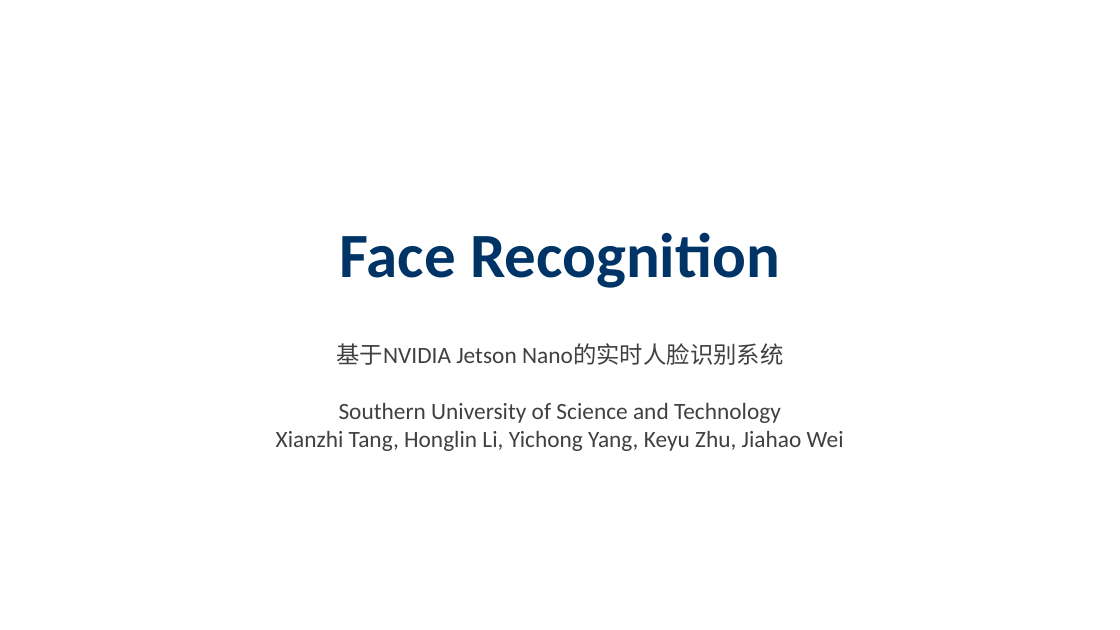
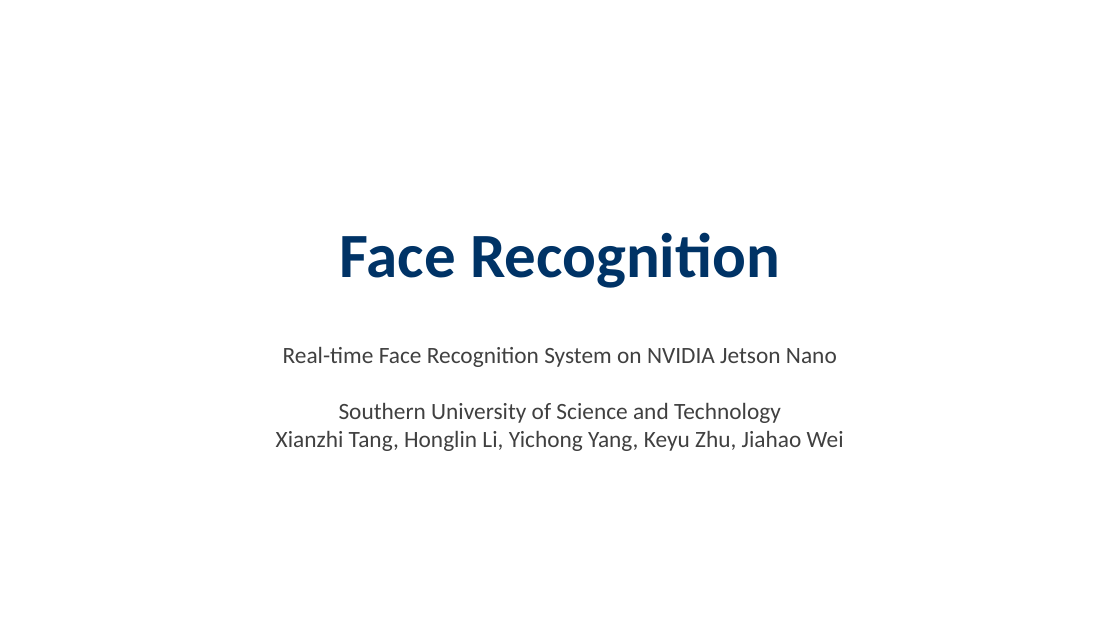
Before and after one commit to wuzhi456/Deep-learning-assignment3, a slide deck: slide 1 of Face_Recognition_Presentation.pptx. Drawn at 1120x630 pixels with LibreOffice and Linux fonts; fonts in the diff are those of the drawing. Boxes give left, top, right and bottom in pixels: in the first picture for what was removed or moved away, otherwise in the second. Text is boxed around its words. In the diff, an @@ line names an element or a change of style, - is before the commit and + after.

```diff
--- a/Face_Recognition_Presentation.pptx
+++ b/Face_Recognition_Presentation.pptx
@@ text at bbox=[283, 347, 837, 367]: text changed @@
-基于NVIDIA Jetson Nano的实时人脸识别系统
+Real-time Face Recognition System on NVIDIA Jetson Nano
```
Also in this commit, not shown: 4 other slides changed, 16 slides added, 10 slides removed.
